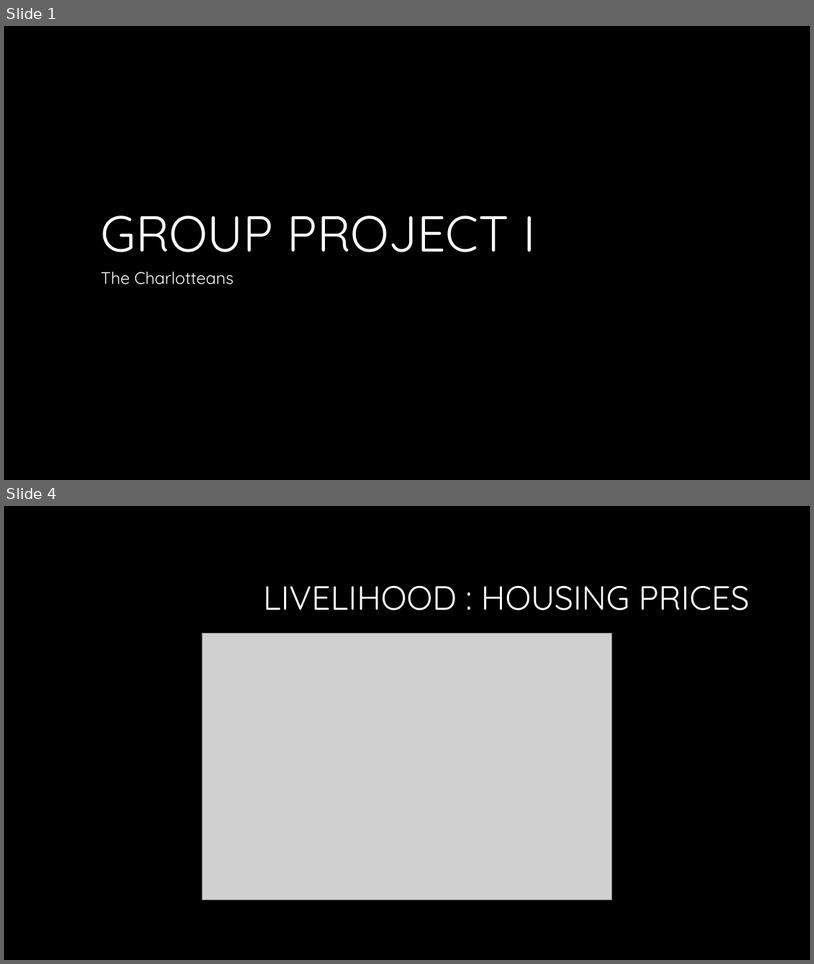
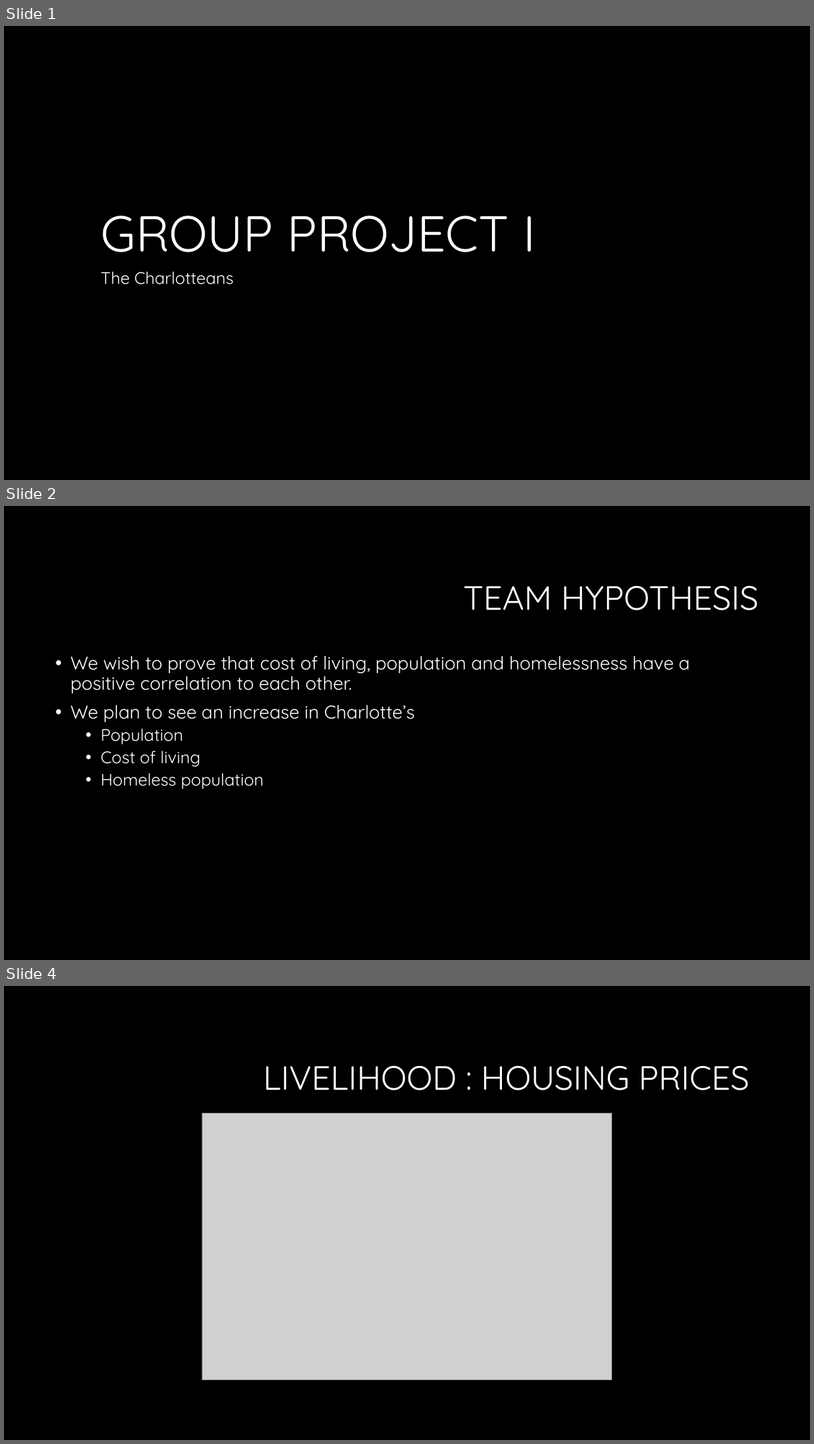
Before and after one commit to JANSSOC/Group6_Project, a slide deck: Group Project one .pptx. Shown one above the other, each under a label of ours: slides 1 and 4 before the commit, slides 1, 2 and 4 after it; the slides between them are not shown. The pictures are 814x964 and 814x1444 pixels, drawn with LibreOffice and Linux fonts; fonts in the diff are those of the drawing; grey boxes stand for pictures; background and template pictures are left out. Boxes give left, top, right and bottom in pixels: in the first picture for what was removed or moved away, otherwise in the second. Text is boxed around its words. In the diff, an @@ line names an element or a change of style, - is before the commit and + after.

```diff
--- a/Group Project one .pptx
+++ b/Group Project one .pptx
@@ slide 2 added at bbox=[4, 506, 810, 960], background #000000 @@
@@ title added at bbox=[463, 586, 759, 610], 40 pt, text #FFFFFF @@
+TEAM HYPOTHESIS
@@ text added at bbox=[70, 656, 690, 789], 22 pt, text #FFFFFF @@
+• We wish to prove that cost of living, population and homelessness have a positive correlation to each other.
+• We plan to see an increase in Charlotte’s
+  • Population
+  • Cost of living
+  • Homeless population
```
Also in this commit, not shown: 5 slides changed.
